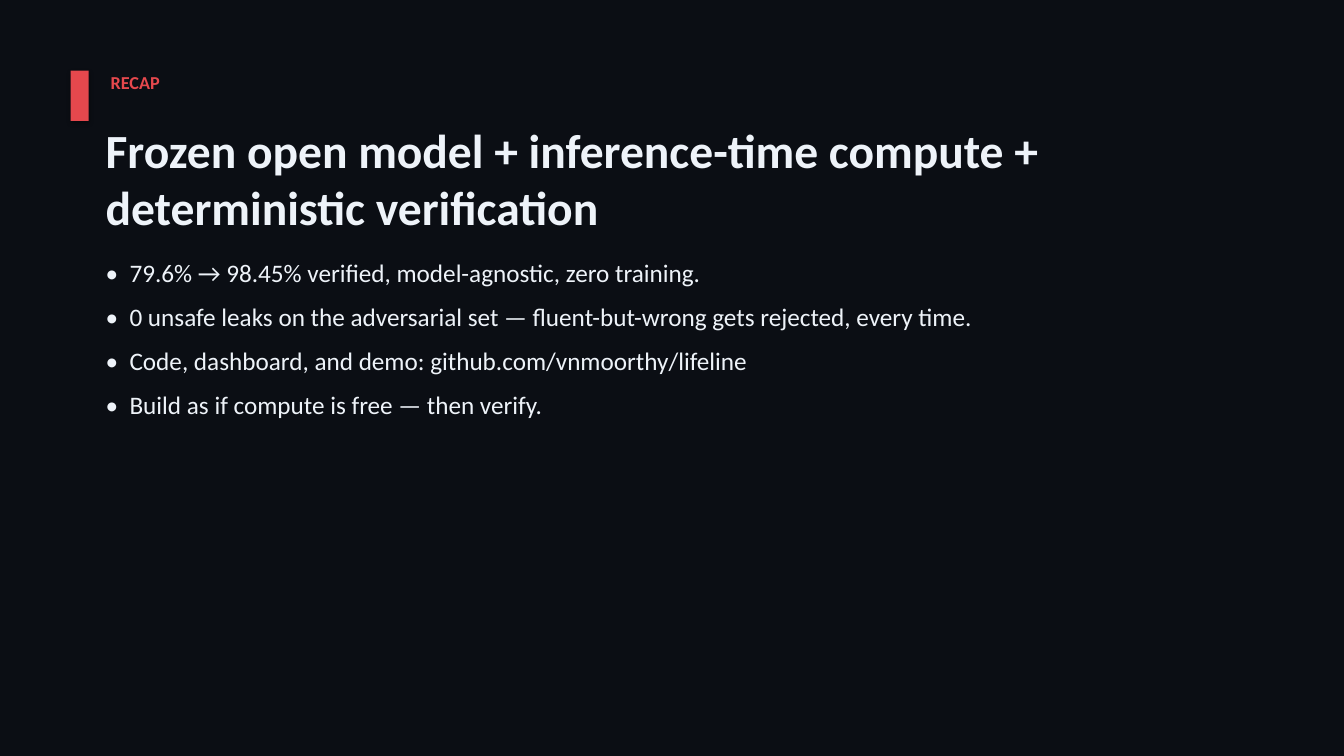
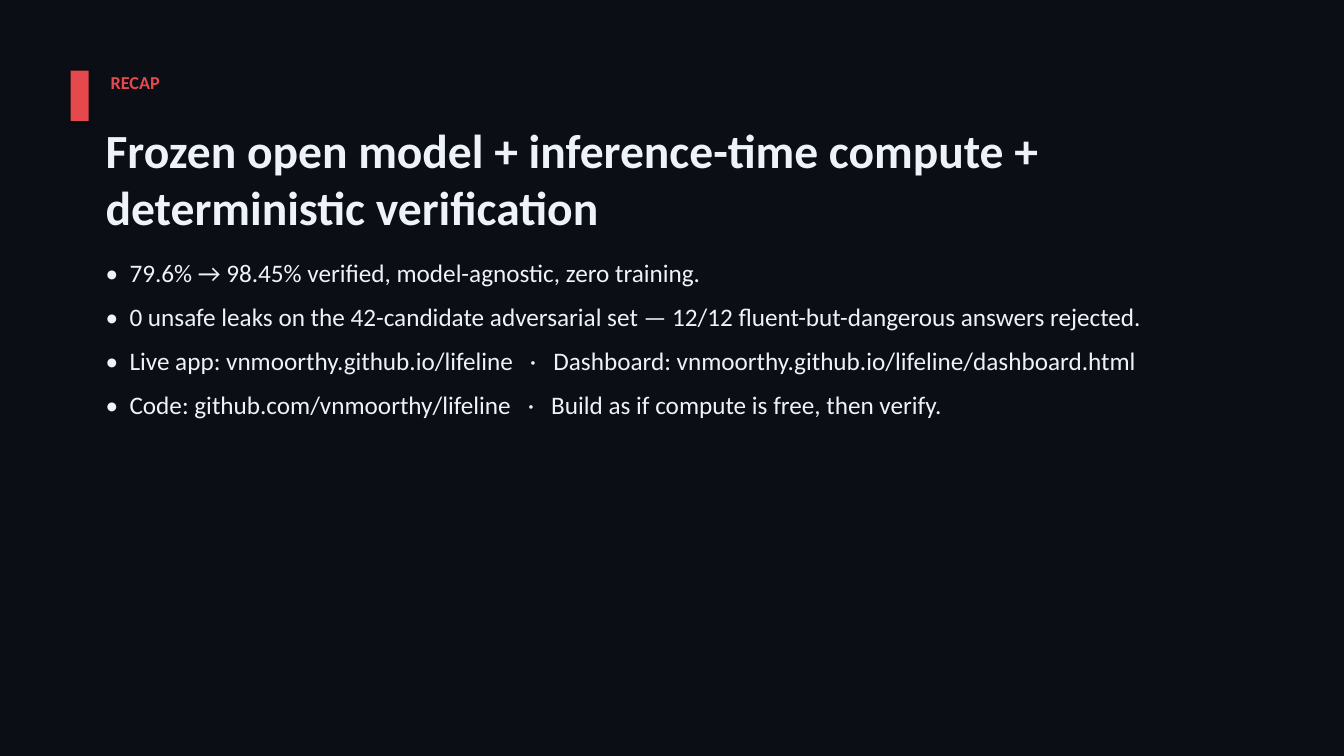
Before and after one commit to vnmoorthy/lifeline, a slide deck: slide 9 of Lifeline_Deck.pptx. Drawn at 1344x756 pixels with LibreOffice and Linux fonts; fonts in the diff are those of the drawing. Boxes give left, top, right and bottom in pixels: in the first picture for what was removed or moved away, otherwise in the second. Text is boxed around its words. In the diff, an @@ line names an element or a change of style, - is before the commit and + after.

```diff
--- a/Lifeline_Deck.pptx
+++ b/Lifeline_Deck.pptx
@@ text at [130,308,1140,419]: text changed @@
-• 0 unsafe leaks on the adversarial set — fluent-but-wrong gets rejected, every time.
-• Code, dashboard, and demo: github.com/vnmoorthy/lifeline
-• Build as if compute is free — then verify.
+• 0 unsafe leaks on the 42-candidate adversarial set — 12/12 fluent-but-dangerous answers rejected.
+• Live app: vnmoorthy.github.io/lifeline · Dashboard: vnmoorthy.github.io/lifeline/dashboard.html
+• Code: github.com/vnmoorthy/lifeline · Build as if compute is free, then verify.
```
Also in this commit, not shown: 2 other slides changed, 5 other files.
